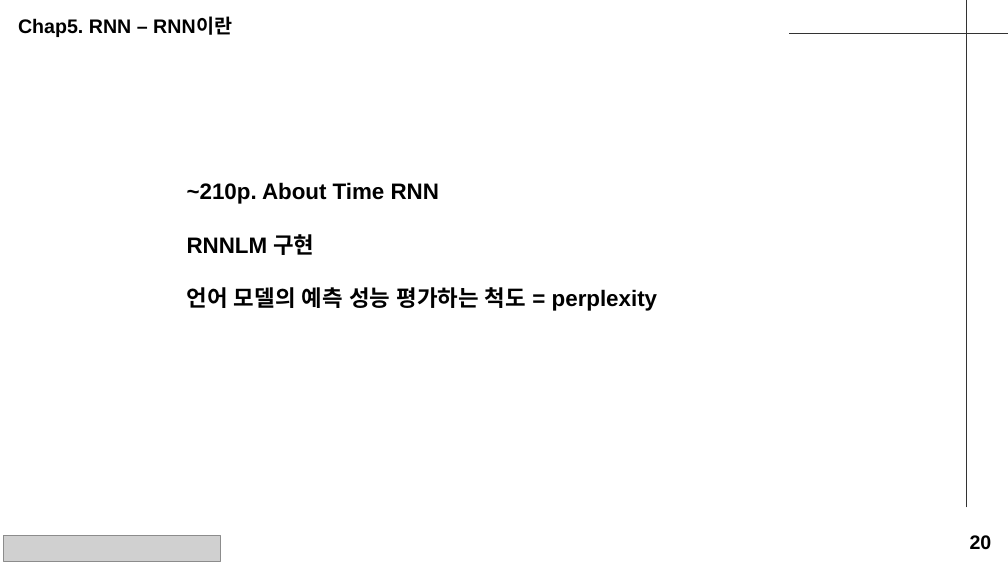
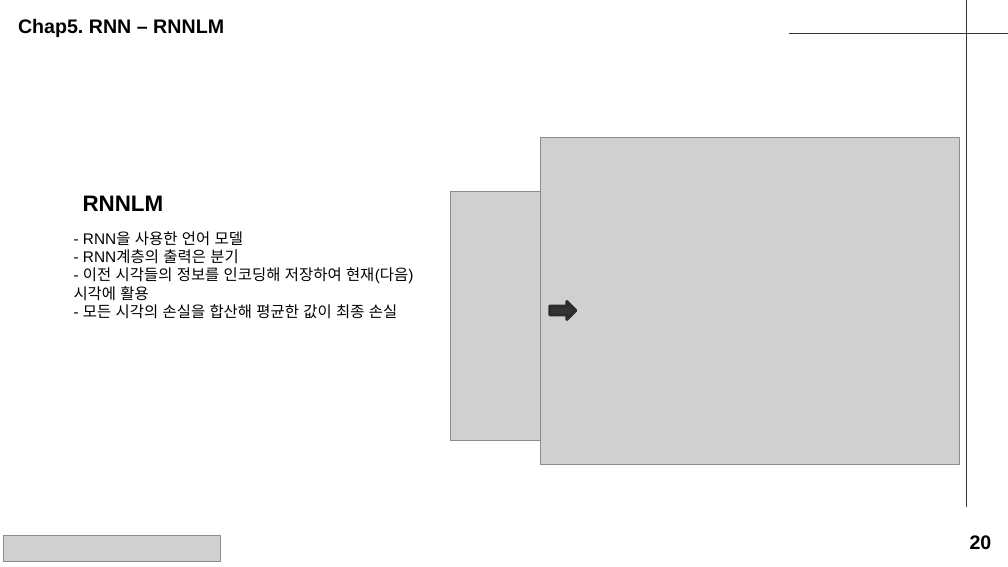
Before and after one commit to seungdeng/Deep-Learning-from-Scratch, a slide deck: slide 20 of study/발표자료/20250220_밑딥2_이승건_chap234발표자료.pptx. Drawn at 1008x567 pixels with LibreOffice and Linux fonts; fonts in the diff are those of the drawing; grey boxes stand for pictures. Boxes give left, top, right and bottom in pixels: in the first picture for what was removed or moved away, otherwise in the second. Text is boxed around its words. In the diff, an @@ line names an element or a change of style, - is before the commit and + after.

```diff
--- a/study/발표자료/20250220_밑딥2_이승건_chap234발표자료.pptx
+++ b/study/발표자료/20250220_밑딥2_이승건_chap234발표자료.pptx
@@ text at <box>18,18,224,37</box>: text changed @@
-Chap5. RNN – RNN이란
+Chap5. RNN – RNNLM
@@ picture added at <box>540,138,960,466</box> @@
@@ text added at <box>83,195,164,211</box>, 16 pt, text #000000, bold @@
+RNNLM
@@ text removed at <box>187,182,657,311</box> @@
-~210p. About Time RNN
-RNNLM 구현
-언어 모델의 예측 성능 평가하는 척도 = perplexity
@@ picture added at <box>451,192,581,440</box> @@
@@ text added at <box>74,231,413,319</box>, 11 pt, text #000000 @@
+- RNN을 사용한 언어 모델
+- RNN계층의 출력은 분기
+- 이전 시각들의 정보를 인코딩해 저장하여 현재(다음) 시각에 활용
+- 모든 시각의 손실을 합산해 평균한 값이 최종 손실
@@ right arrow added at <box>549,301,576,320</box>, fill #333333, outline #2D2D2D 2 pt @@
```
Also in this commit, not shown: 1 other slide changed, 2 slides added, 3 slides removed.
